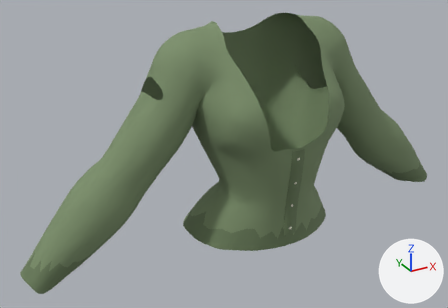
The glTF model public/assets/garments/cardigan.glb as it was, and as the next commit left it.
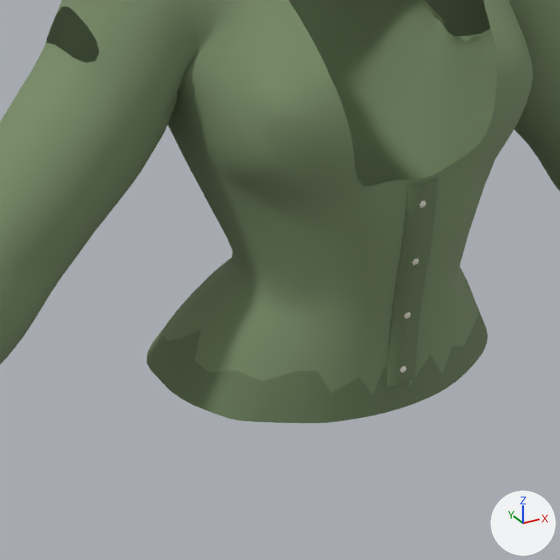
Each version is shown whole from a camera (50 mm lens) standing at (-0.486, -0.772, 1.415) and looking at (-0.058, 0.006, 1.026), then close up on the part from 27% to 79% of the width and 24% to 100% of the height. Lighting does not change. The marker at lower right points along +X, +Y and +Z. The older version's two pictures come first. Vertices at exactly the same position are counted once.

In view in the first close-up: 'cardigan'.
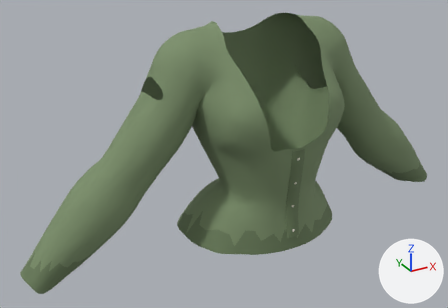
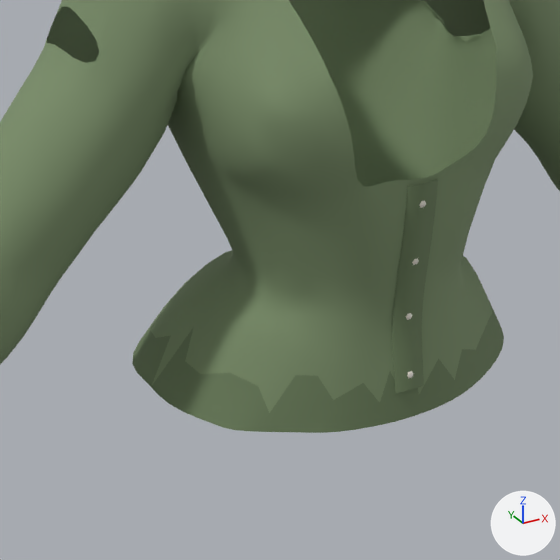
Where the change shows, as pixel boxes (x1, y1, x2, y2) in the close-ups (560 x 560 px; the box of a moved part takes in the faces that stretch with it):
'cardigan', reshaped
    before: (0, 0, 560, 423)
    after: (0, 0, 560, 433)
part 1 of me_cardigan, moved or reshaped
    before: (400, 366, 406, 373)
    after: (407, 371, 414, 378)
part 2 of me_cardigan, moved or reshaped
    before: (404, 312, 411, 319)
    after: (406, 313, 412, 320)
part 3 of me_cardigan, moved or reshaped
    before: (147, 258, 488, 423)
    after: (132, 250, 504, 433)
part 4 of me_cardigan, recoloured
    before: (156, 304, 297, 405)
    after: (148, 299, 295, 413)

The change in detail:
me_cardigan is used by ob_cardigan; location (0.0, 0.0, 0.0).
me_cardigan had 2585 vertices, 4896 faces and spanned x -0.382..0.382, y -0.112..0.083, z 0.883..1.23.
me_cardigan now has 2585 vertices, 4896 faces and spans x -0.382..0.382, y -0.112..0.091, z 0.883..1.23.
me_cardigan part 1: the loose piece of 7 vertices spanning x -0.003..0.003, y -0.101..-0.098, z 0.927..0.933 is moved by (0.0, -0.008, 0.0).
me_cardigan part 2: the loose piece of 7 vertices spanning x -0.003..0.003, y -0.103..-0.099, z 0.967..0.973 is moved by (0.0, -0.002, 0.0).
Part 3, on me_cardigan:
10 vertices in x -0.057..0.011, y -0.101..-0.077, z 0.966..0.982 move by (0.0, -0.001, 0.0).
6 vertices in x -0.052..-0.002, y 0.022..0.031, z 0.974..0.976 move by (0.0, 0.001, 0.0).
5 vertices in x -0.012..0.011, y -0.099..-0.097, z 0.953..0.968 move by (0.0, -0.003, 0.0).
4 vertices in x -0.011..0.011, y -0.099..-0.097, z 0.92 move by (0.0, -0.009, 0.0).
4 vertices in x -0.011..0.013, y -0.099..-0.097, z 0.944..0.947 move by (0.0, -0.005, 0.0).
4 vertices in x -0.011..0.01, y -0.1..-0.098, z 0.962..0.968 move by (0.0, -0.002, 0.0).
256 vertices move from x -0.121..0.12, y -0.099..0.081, z 0.9..0.979 to x -0.13..0.129, y -0.109..0.091, z 0.9..0.979.
me_cardigan part 4: 6 faces spanning x -0.129..0.107, y -0.082..0.089, z 0.9..0.946 switch from mat_trim (green #6a7d5a) to mat_base (greyish green #7b8f6a).
